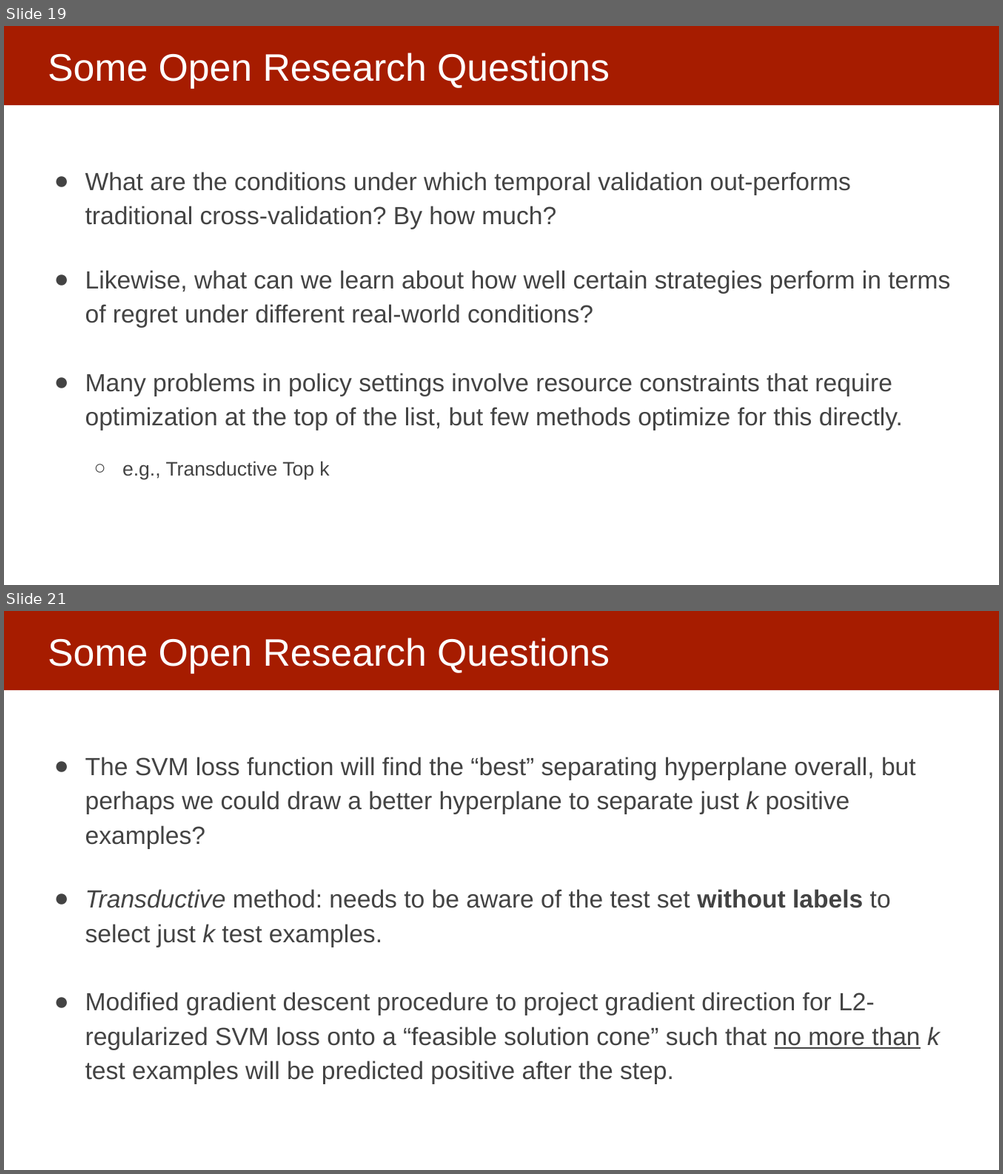
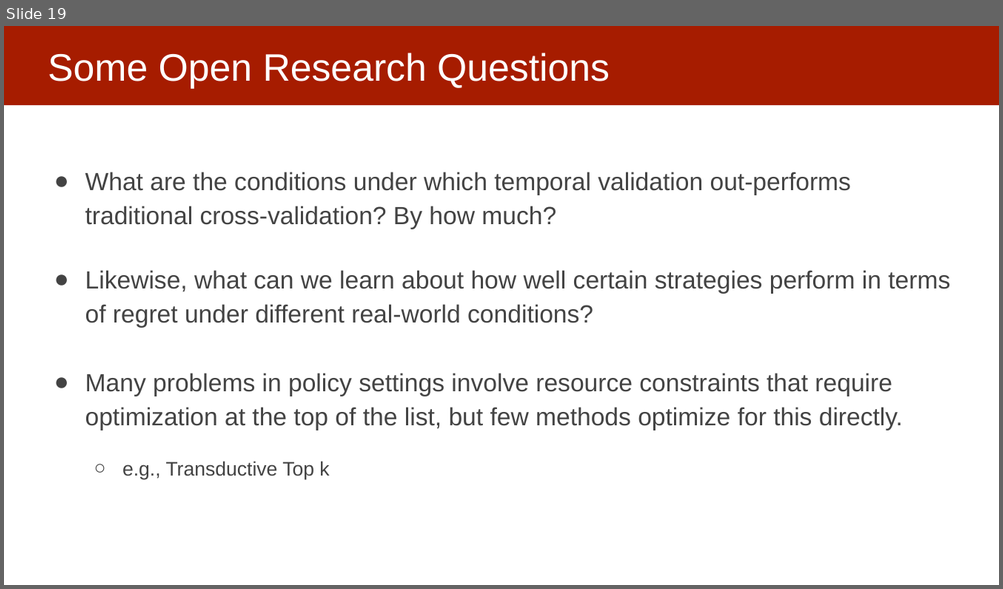
Before and after one commit to dssg/MLinPractice, a slide deck: Lectures/Lecture11-Module1Review.pptx. Shown one above the other, each under a label of ours: slides 19 and 21 before the commit, slide 19 after it; the slides between them are not shown. The pictures are 1003x1174 and 1003x589 pixels, drawn with LibreOffice and Linux fonts; fonts in the diff are those of the drawing. Boxes give left, top, right and bottom in pixels: in the first picture for what was removed or moved away, otherwise in the second. Text is boxed around its words. In the diff, an @@ line names an element or a change of style, - is before the commit and + after.

```diff
--- a/Lectures/Lecture11-Module1Review.pptx
+++ b/Lectures/Lecture11-Module1Review.pptx
@@ slide 21 removed at <box>4,611,999,1170</box>, background #FFFFFF; not listed: 1 template element that a slide beside it also shows @@
@@ title removed at <box>48,638,609,674</box> @@
-Some Open Research Questions
@@ text removed at <box>85,757,939,1085</box> @@
-● The SVM loss function will find the “best” separating hyperplane overall, but perhaps we could draw a better hyperplane to separate just k positive examples?
-● Transductive method: needs to be aware of the test set without labels to select just k test examples.
-● Modified gradient descent procedure to project gradient direction for L2-regularized SVM loss onto a “feasible solution cone” such that no more than k test examples will be predicted positive after the step.
```
Also in this commit, not shown: 3 slides changed, 3 other slides removed.
